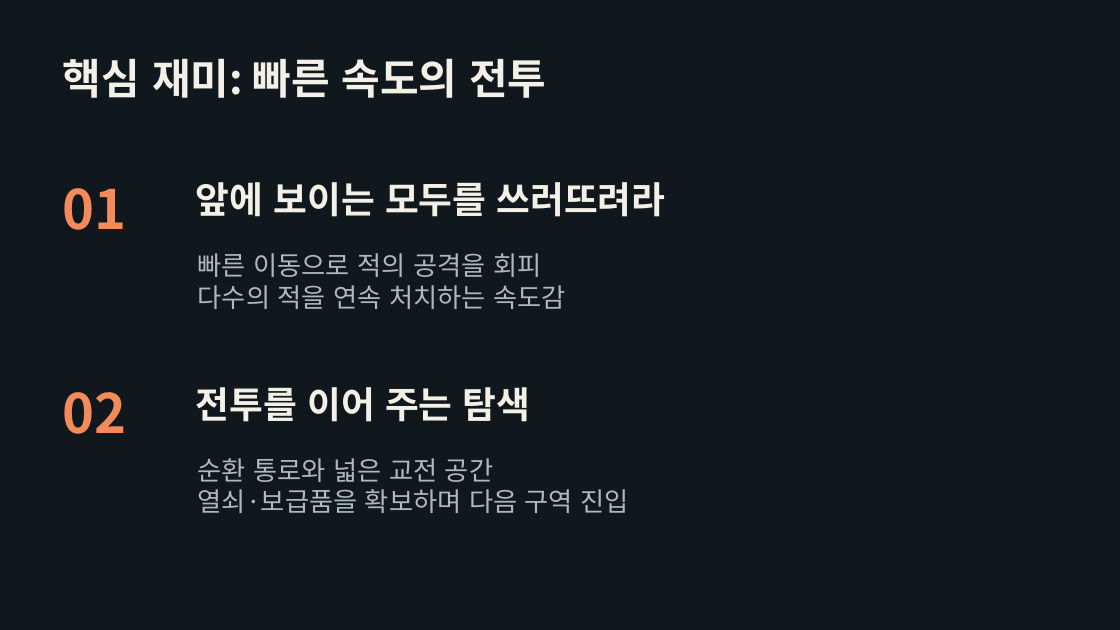
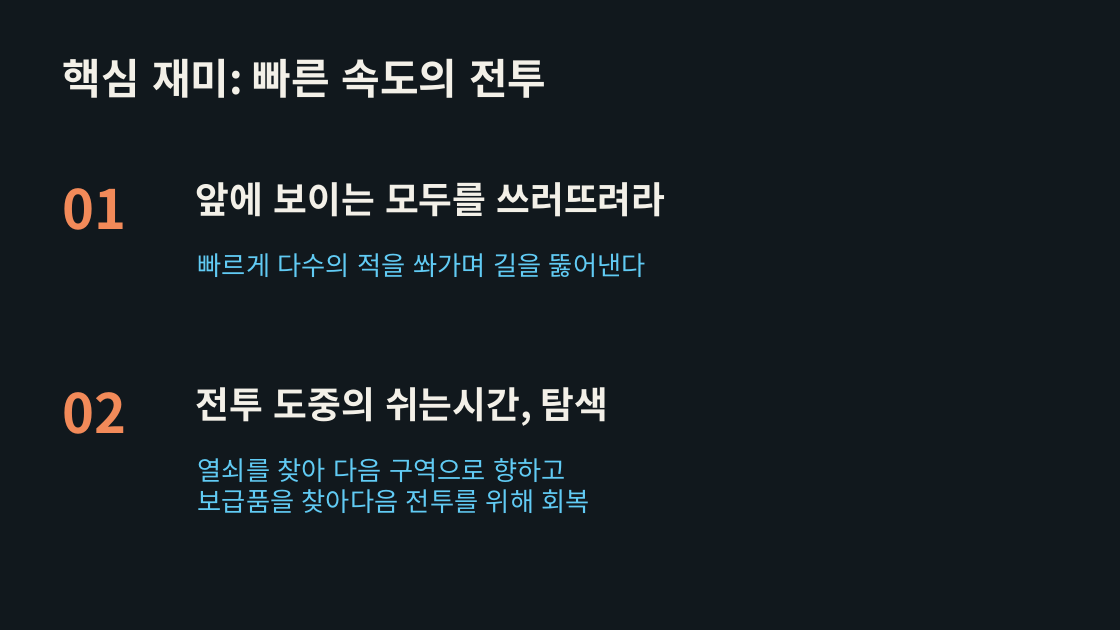
Before and after one commit to sonji3000-cloud/2DGP_Project, a slide deck: slide 3 of presentation/피코슈타인_1차발표.pptx. Drawn at 1120x630 pixels with LibreOffice and Linux fonts; fonts in the diff are those of the drawing. Boxes give left, top, right and bottom in pixels: in the first picture for what was removed or moved away, otherwise in the second. Text is boxed around its words. In the diff, an @@ line names an element or a change of style, - is before the commit and + after.

```diff
--- a/presentation/피코슈타인_1차발표.pptx
+++ b/presentation/피코슈타인_1차발표.pptx
@@ text at (198,253,646,277): text changed; text colour #ADB9BE to #61CBF4 @@
-빠른 이동으로 적의 공격을 회피
-다수의 적을 연속 처치하는 속도감
+빠르게 다수의 적을 쏴가며 길을 뚫어낸다
@@ text at (196,387,608,426): text changed @@
-전투를 이어 주는 탐색
+전투 도중의 쉬는시간, 탐색
@@ text at (198,458,590,513): text changed; text colour #ADB9BE to #61CBF4 @@
-순환 통로와 넓은 교전 공간
-열쇠·보급품을 확보하며 다음 구역 진입
+열쇠를 찾아 다음 구역으로 향하고
+보급품을 찾아다음 전투를 위해 회복
```
Also in this commit, not shown: 4 other slides changed, 1 slide removed, 2 other files.
